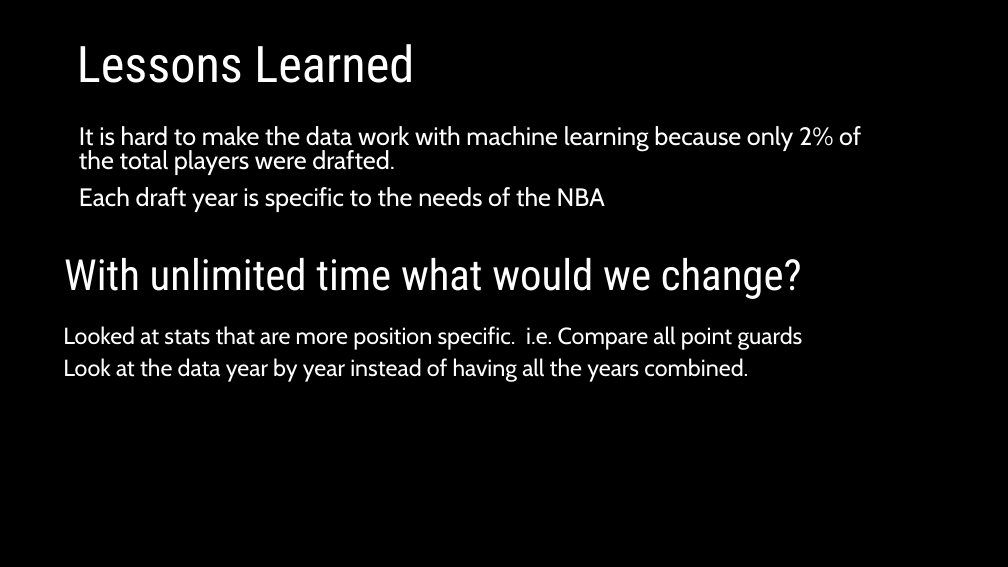
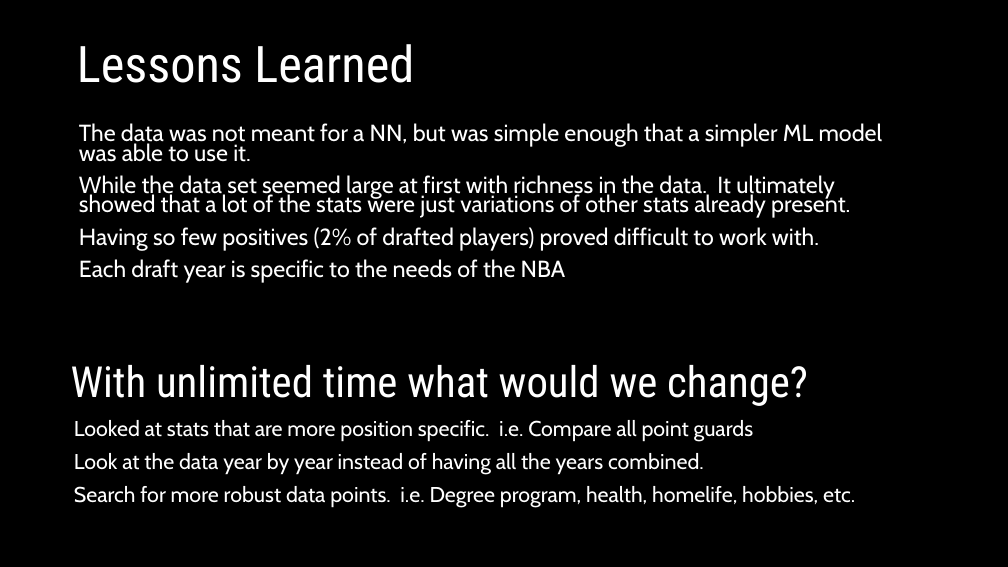
Before and after one commit to mleroseandrews/Making_the_NBA, a slide deck: slide 16 of Powerpoint.pptx (slide 7 before the commit). Drawn at 1008x567 pixels with LibreOffice and Linux fonts; fonts in the diff are those of the drawing; background and template pictures are left out. Boxes give left, top, right and bottom in pixels: in the first picture for what was removed or moved away, otherwise in the second. Text is boxed around its words. In the diff, an @@ line names an element or a change of style, - is before the commit and + after.

Commit message:
Added in ML Slides

```diff
--- a/Powerpoint.pptx
+++ b/Powerpoint.pptx
@@ text at [79, 123, 883, 251]: text changed; size 24 to 22.2 pt @@
-It is hard to make the data work with machine learning because only 2% of the total players were drafted.
+The data was not meant for a NN, but was simple enough that a simpler ML model was able to use it.
+While the data set seemed large at first with richness in the data. It ultimately showed that a lot of the stats were just variations of other stats already present.
+Having so few positives (2% of drafted players) proved difficult to work with.
@@ text at [79, 259, 566, 283]: size 24 to 22.2 pt in "Each draft year is specific to the ..."; line spacing 0.8 to 0.7 @@
@@ text "With unlimited time what would ...": place and size @@
-text "With unlimited time what would ..." at [64, 258, 802, 299]
+text "With unlimited time what would ..." at [71, 365, 808, 406]
@@ text "Looked at stats that are ...": place and size @@
-text "Looked at stats that are ..." at [63, 326, 803, 382]
+text "Looked at stats that are ..." at [74, 420, 855, 508]
@@ text at [74, 420, 754, 475]: size 22.2 to 20.4 pt in "Looked at stats that are more position ...", "Look at the data year by year ..."; line spacing 0.7 to 0.8 @@
@@ text at [74, 486, 855, 508]: paragraph added @@
+Search for more robust data points. i.e. Degree program, health, homelife, hobbies, etc.
```
Also in this commit, not shown: 10 slides added, 1 slide removed.
